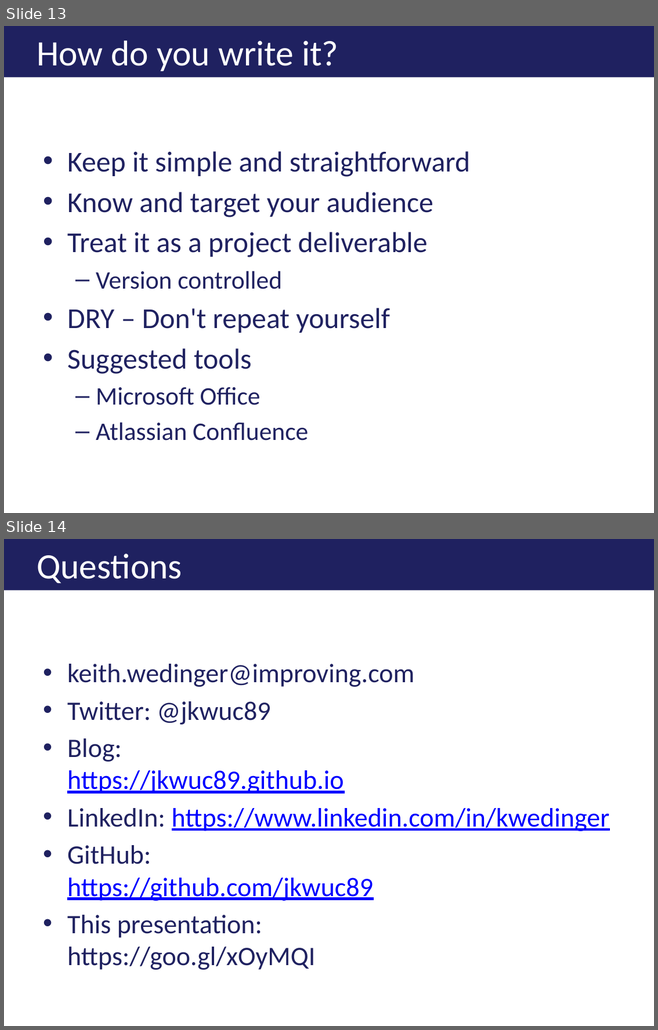
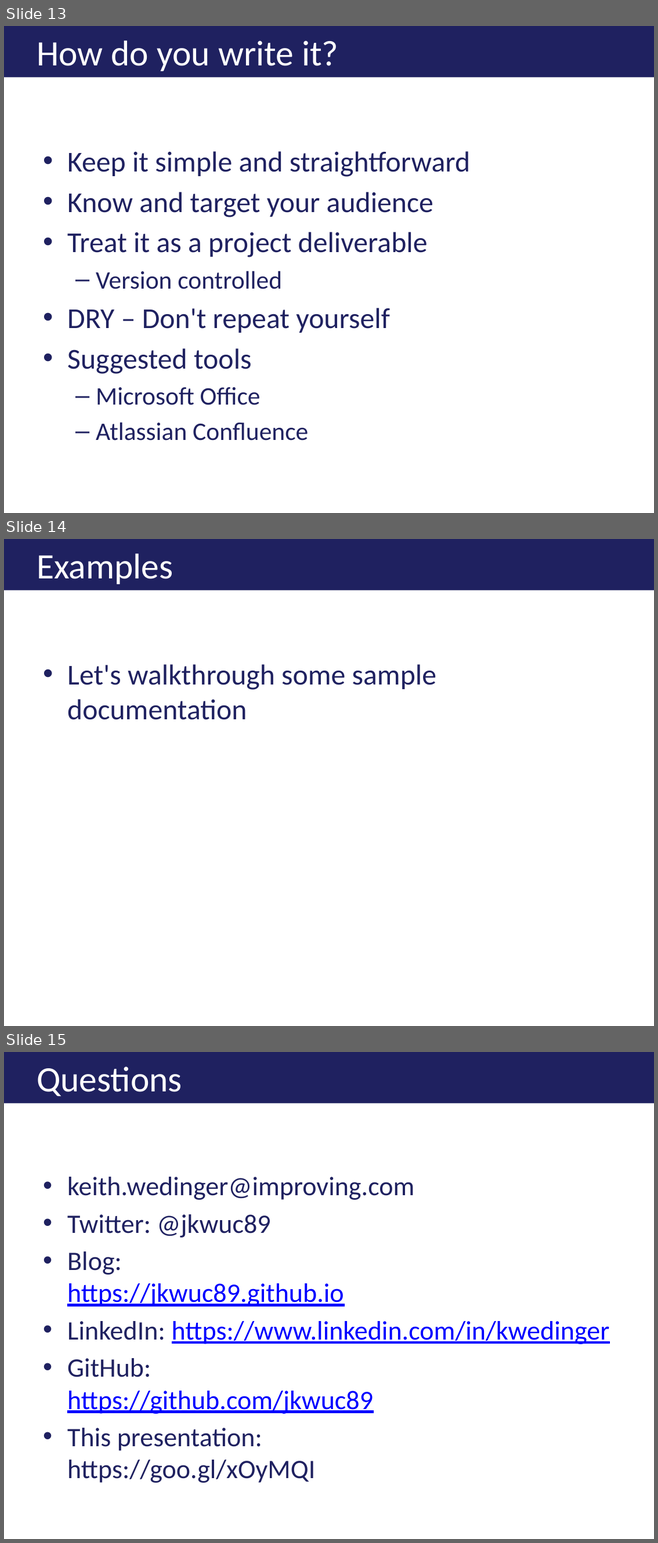
Before and after one commit to jkwuc89/Presentations, a slide deck: Effectively Documenting your Development Project.pptx. Shown one above the other, each under a label of ours: slides 13 and 14 before the commit, slides 13, 14 and 15 after it. The pictures are 658x1030 and 658x1543 pixels, drawn with LibreOffice and Linux fonts; fonts in the diff are those of the drawing; background and template pictures are left out. Boxes give left, top, right and bottom in pixels: in the first picture for what was removed or moved away, otherwise in the second. Text is boxed around its words. In the diff, an @@ line names an element or a change of style, - is before the commit and + after.

```diff
--- a/Effectively Documenting your Development Project.pptx
+++ b/Effectively Documenting your Development Project.pptx
@@ slide 14 added at bbox=[4, 539, 654, 1026], background #FFFFFF @@
@@ title added at bbox=[4, 539, 654, 590], fill #1F2160, 39.6 pt, text #FFFFFF @@
+Examples
@@ text added at bbox=[67, 664, 436, 720], 32 pt, text #1F2160 @@
+• Let's walkthrough some sample documentation
@@ what was slide 14 is now slide 15 @@
```
Also in this commit, not shown: 4 slides changed.
